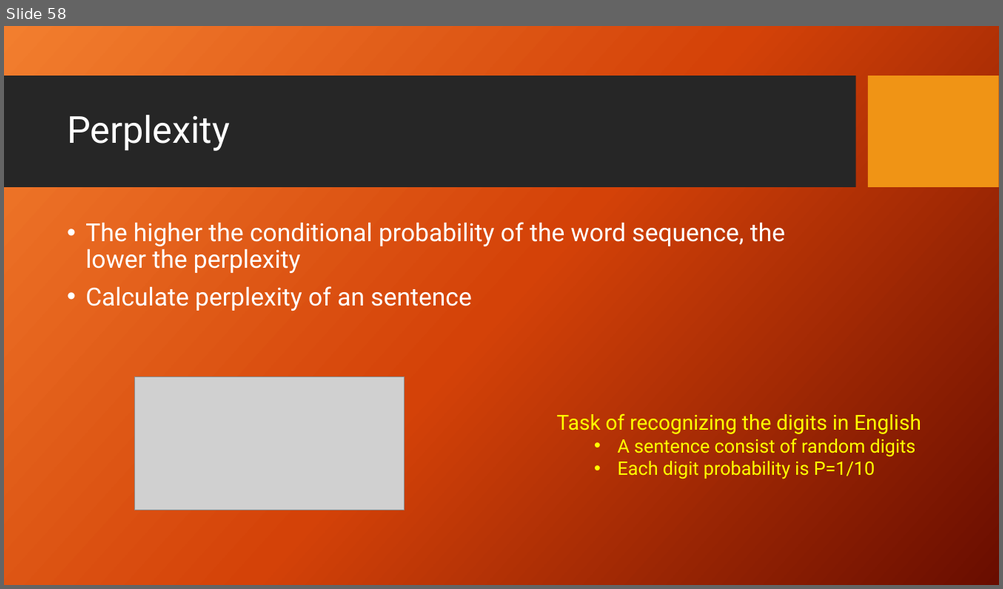
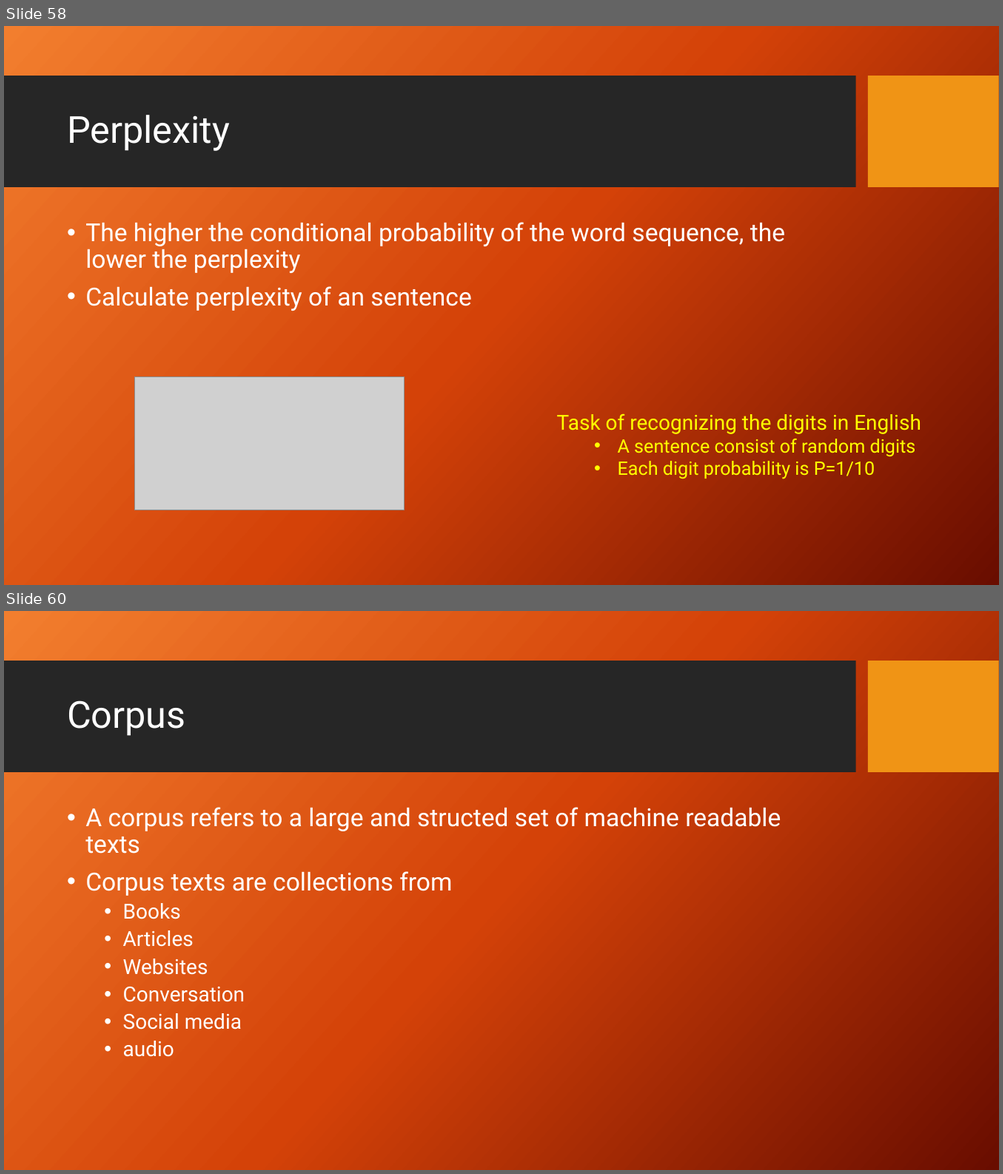
Before and after one commit to FaisalAhmedBijoy/Natural-Language-Processing-with-Python, a slide deck: docs/NLP_bangla_tutorial.pptx. Shown one above the other, each under a label of ours: slide 58 before the commit, slides 58 and 60 after it; the slides between them are not shown. The pictures are 1003x589 and 1003x1174 pixels, drawn with LibreOffice and Linux fonts; fonts in the diff are those of the drawing; grey boxes stand for pictures; background and template pictures are left out. Boxes give left, top, right and bottom in pixels: in the first picture for what was removed or moved away, otherwise in the second. Text is boxed around its words. In the diff, an @@ line names an element or a change of style, - is before the commit and + after.

```diff
--- a/docs/NLP_bangla_tutorial.pptx
+++ b/docs/NLP_bangla_tutorial.pptx
@@ slide 60 added at (x1=4, y1=611, x2=999, y2=1170), background picture (left out); not listed: 2 template elements that a slide beside it also shows @@
@@ title added at (x1=67, y1=701, x2=186, y2=736), 36 pt, text #FFFFFF @@
+Corpus
@@ text added at (x1=85, y1=807, x2=780, y2=1057), 24 pt, text #FFFFFF @@
+• A corpus refers to a large and structed set of machine readable texts
+• Corpus texts are collections from
+  • Books
+  • Articles
+  • Websites
+  • Conversation
+  • Social media
+  • audio
```
Also in this commit, not shown: 7 other slides added.
